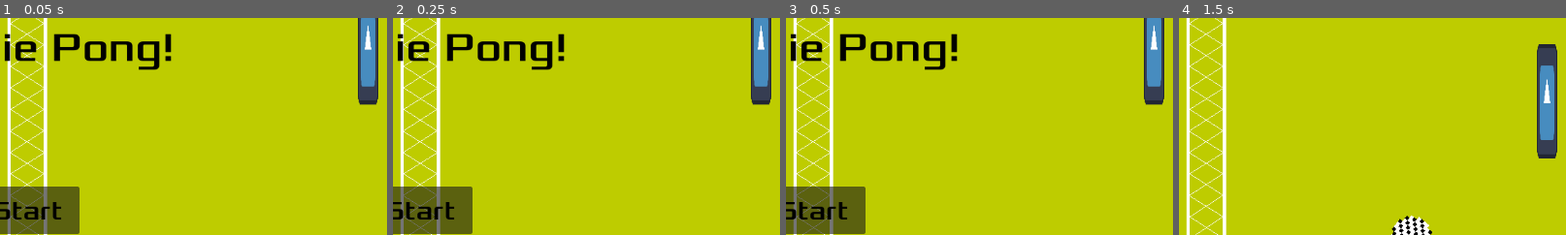
Above: before the commit, frames 1-4 (left to right).
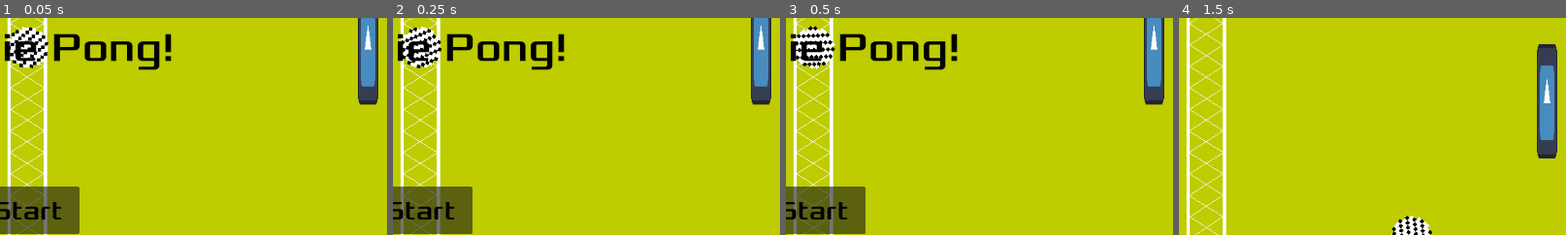
Above: after the commit, the same moments.

Repository: wrchipman/zombiepong
Game: Godot game, scene res://scenes/main.tscn
Two runs of this game, one before a commit and one after it. Both use one fixed random seed, a clock stepped at 60 frames per second and the inputs below. The engine's default icon, where the game draws it, is replaced by a stand-in: a white triangle on a blue panel in a dark square.
Inputs:
- Up to frame 1 (0.05 s): no input
- Up to frame 2 (0.25 s): no input
- Up to frame 3 (0.5 s): no input
- Up to frame 4 (1.5 s): click "Start" at 0.5 s; hold W (P1Up) from 1.28 s (still down); hold Down (P2Down) from 1.28 s (still down)
The pictures show only the part of the screen within x 46-96%, y 43-93%; the shares and areas given below are measured in that part.

The runs differ from the first frame. In frame 1, 1.2% of the frame differs, in the area x 2-13%, y 4-24%; in frame 2, 1.2%; in frame 3, 1.2%; in frame 4, nothing differs.

Commit message:
troubleshooting ending the game

Diff:
--- a/scenes/ball.gd
+++ b/scenes/ball.gd
@@ -1,24 +1,28 @@
 extends RigidBody2D
 @export var base_speed = 250
-var ball_speed
+var ball_speed = Vector2.ZERO
 @export var rotation_speed = 1.5
 var rotation_direction = 1
 var wall_bounce_sound = preload("res://assets/sounds/wall_bounce.wav")
 var paddle_bounce_sound = preload("res://assets/sounds/paddle_hit.wav")
 
 
+
 # Called when the node enters the scene tree for the first time.
 func _ready():
-	stop_ball()
+	pass#stop_ball()
 
 func stop_ball():
 	ball_speed = Vector2.ZERO
 	rotation = 0.0
+	print("stopping ball")
 
 
 
 # Called every frame. 'delta' is the elapsed time since the previous frame.
 func _physics_process(delta):
+	if ball_speed == Vector2.ZERO:
+		print(ball_speed)
 	rotation += rotation_direction * rotation_speed * delta
 	var collision_info = move_and_collide(ball_speed * delta)
 	if collision_info:
@@ -36,6 +40,5 @@
 func set_ball_speed(level_adjust):
 	ball_speed = Vector2(base_speed * (randf()+level_adjust), base_speed * (randf()+level_adjust))
 
-
 func _on_main_adjust_speed(adjust):
 	set_ball_speed(adjust)
--- a/scenes/main.gd
+++ b/scenes/main.gd
@@ -10,9 +10,9 @@
 var max_levels = 5
 var player1_level = 0
 var player2_level = 0
+var game_over = false
 #TODO
 #Update Graphics
-#Add Sound
 #Add number of player selection
 #Add AI for single player
 
@@ -31,7 +31,7 @@
 	$TopWall/CollisionShape2D.shape.set_size(Vector2(screen_size.x, 1))
 	$BottomWall.position = Vector2(screen_size.x/2, screen_size.y)
 	$BottomWall/CollisionShape2D.shape.set_size(Vector2(screen_size.x, 1))
-	$Ball.hide()
+	#$Ball.hide()
 
 func new_game():
 	$Ball.show()
@@ -47,6 +47,7 @@
 	$HUD.update_level(level)
 	$HUD/TitleLabel.hide()
 	$HUD.restart_game()
+	game_over = false
 
 # Called every frame. 'delta' is the elapsed time since the previous frame.
 func _process(_delta):
@@ -58,8 +59,12 @@
 		score2 +=1
 		$HUD.update_player2_score(score2)
 		$Ball.position = ball_start_position
-	if score1 == max_score_per_level or score2 == max_score_per_level:
+	if player1_level>= 3 or player2_level >= 3:
+		game_over = true
+	if not game_over and (score1 == max_score_per_level or score2 == max_score_per_level):
+		print("in here")
 		reset_and_raise_level()
+
 #
 func reset_and_raise_level():
 	if score1 == max_score_per_level:
@@ -91,9 +96,11 @@
 	reset_ball(level)
 	$HUD.update_player1_score(score1)
 	$HUD.update_player1_score(score2)
-	$HUD.update_level(level)
+	if level < 6:
+		$HUD.update_level(level)
 
 func end_game():
+	game_over = true
 	$Ball.position = ball_start_position
 	$Ball.stop_ball()
 	#$Ball.hide()
@@ -105,6 +112,7 @@
 	$HUD/StartButton.show()
 
 func reset_ball(new_level):
+	print("called")
 	var speed_change = 1 + .1 * new_level
 	$Ball.position = ball_start_position
 	adjust_speed.emit(speed_change)
